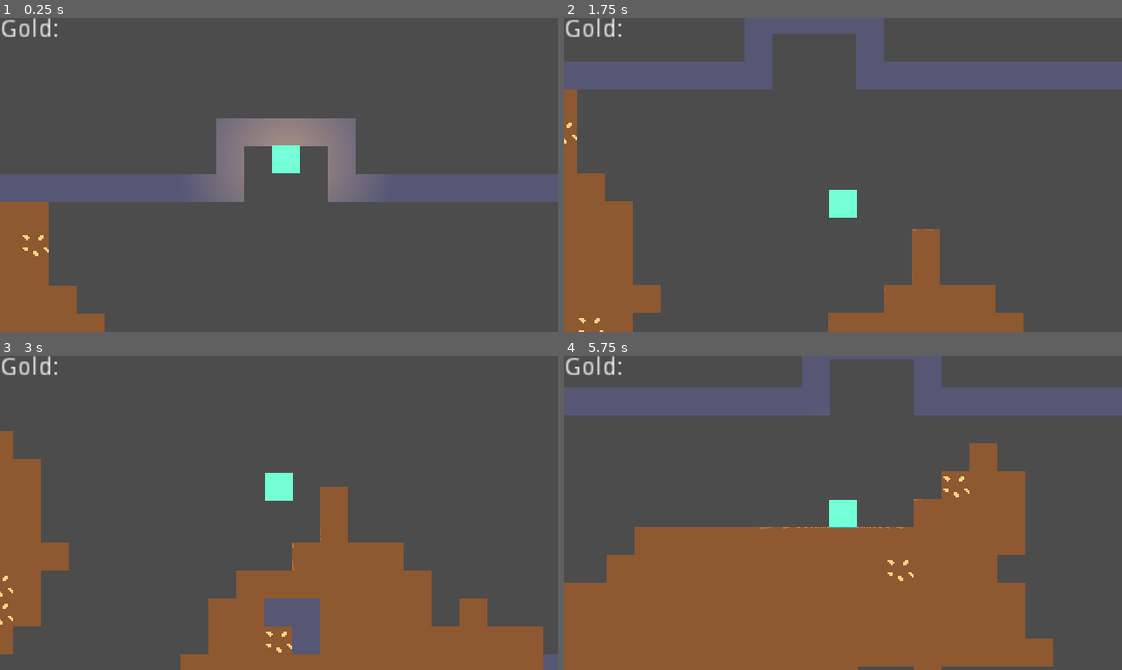
Above: before the commit, frames 1-4 (two rows, left to right).
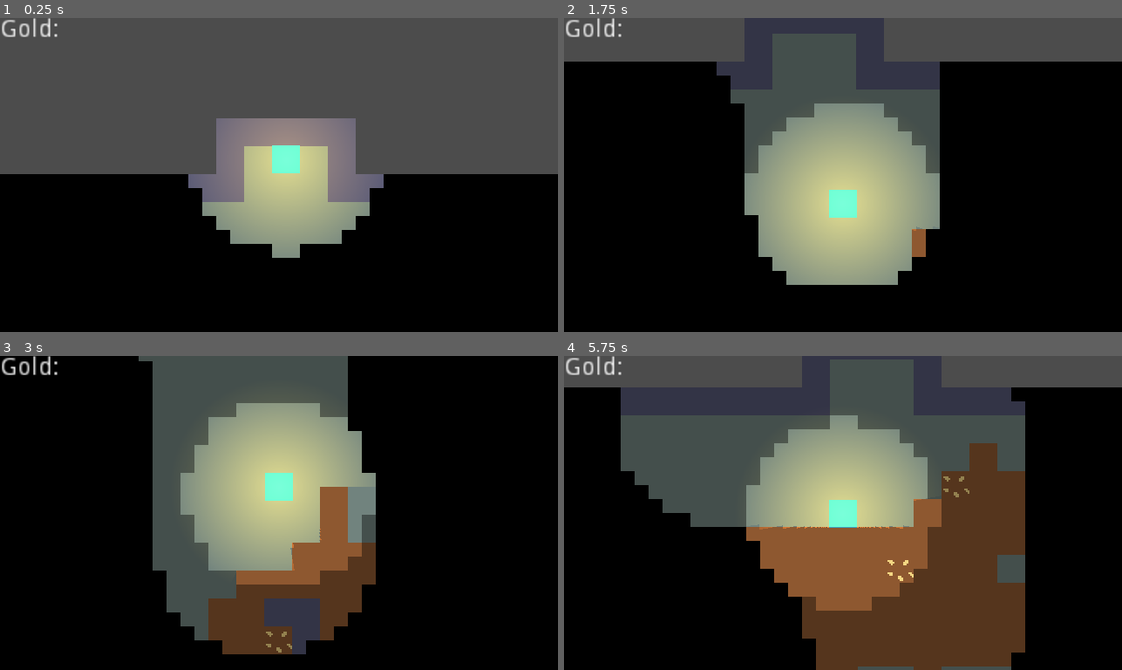
Above: after the commit, the same moments.

Repository: MrBSmith/Global2021
Game: Godot game, scene res://Scenes/Level/Level.tscn
The game is run twice, just before and just after one commit, with the same random seed, the same clock (stepped at 60 frames per second) and the same inputs.
Inputs:
- Up to frame 1 (0.25 s): no input
- Up to frame 2 (1.75 s): tap Enter (ui_accept) at 0.5, 0.77, 1.25, 1.52 s; hold Right (ui_right) 0.53-1.28 s; hold Down (ui_down) from 1.28 s (still down)
- Up to frame 3 (3 s): release Down (ui_down) at 2.03 s; hold Right (ui_right) 2.03-2.78 s; tap Enter (ui_accept) at 2.75 s; hold Up (ui_up) from 2.78 s (still down)
- Up to frame 4 (5.75 s): tap Enter (ui_accept) at 3.02, 3.77, 4.52, 5 s; release Up (ui_up) at 3.53 s; hold Left (ui_left) 3.53-5.03 s; tap F2 (debug_reinitilize_level) at 4.15 s; hold Down (ui_down) from 5.03 s (still down)

The runs differ from the first frame. In frame 1, 50% of the frame differs, in the area x 0-100%, y 40-100%; in frame 2, 82%; in frame 3, 85%, in the area x 0-100%, y 0-100%; in frame 4, 70%.

Commit message:
Add floor to procedural gen & fix fog of war

Diff:
--- a/Scenes/Level/Level.gd
+++ b/Scenes/Level/Level.gd
@@ -45,6 +45,7 @@
 	var soil_tile_id = walls_node.get_tileset().find_tile_by_name("Soil")
 	var wall_tile_id = walls_node.get_tileset().find_tile_by_name("Wall")
 	var gold_tile_id = walls_node.get_tileset().find_tile_by_name("Gold")
+	var floor_tile_id = walls_node.get_tileset().find_tile_by_name("Floor")
 
 	var soil_noise = get_rdm_noise()
 	while(!is_noise_valid(soil_noise)):
@@ -64,6 +65,8 @@
 					walls_node.set_cell(j, i, wall_tile_id)
 				else:
 					walls_node.set_cell(j, i, soil_tile_id)
+			else:
+				floor_node.set_cell(j, i, floor_tile_id)
 
 	var wall_cells = walls_node.get_used_cells()
 	wall_cells.shuffle()
@@ -86,6 +89,7 @@
 				walls_node.set_cell(entry_cell.x + j, entry_cell.y + i, wall_tile_id)
 			else:
 				walls_node.set_cell(entry_cell.x + j, entry_cell.y + i, -1)
+				floor_node.set_cell(entry_cell.x + j, entry_cell.y + i, floor_tile_id)
 
 	# Place player
 	$Player.set_position((entry_cell + Vector2.UP) * tile_size)
@@ -125,7 +129,7 @@
 
 
 func init_fog_of_war():
-	var map_cells = floor_node.get_used_cells()
+	var map_cells = floor_node.get_used_cells() + walls_node.get_used_cells()
 	var fog_tile_size = Vector2(8, 8)
 
 	for cell in map_cells:
